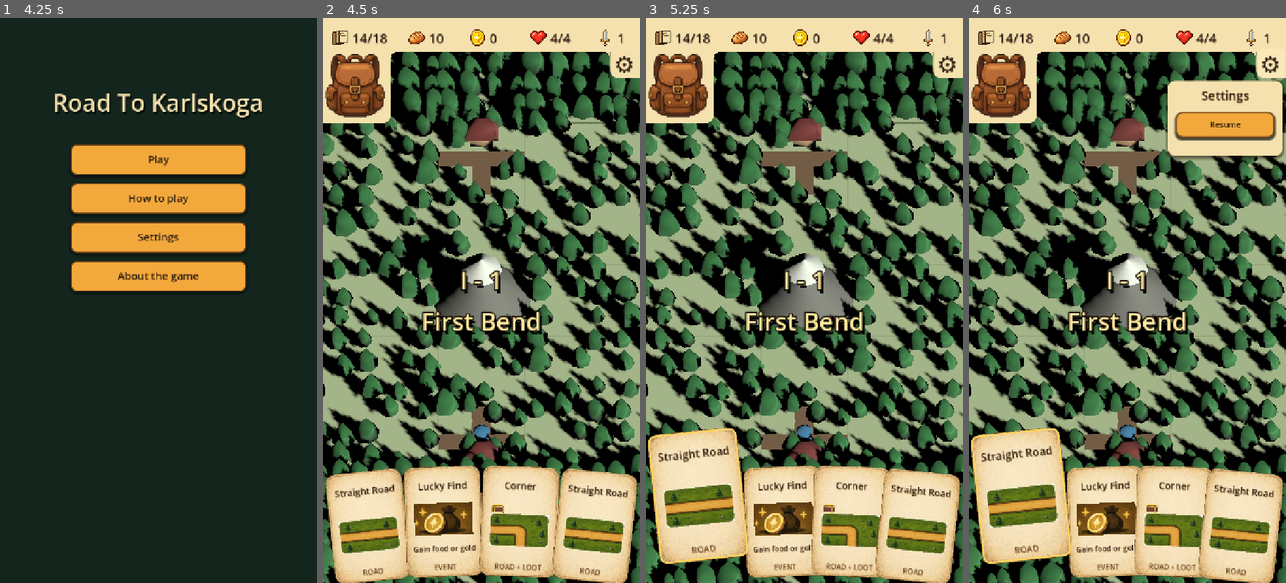
Above: before the commit, frames 1-4 (left to right).
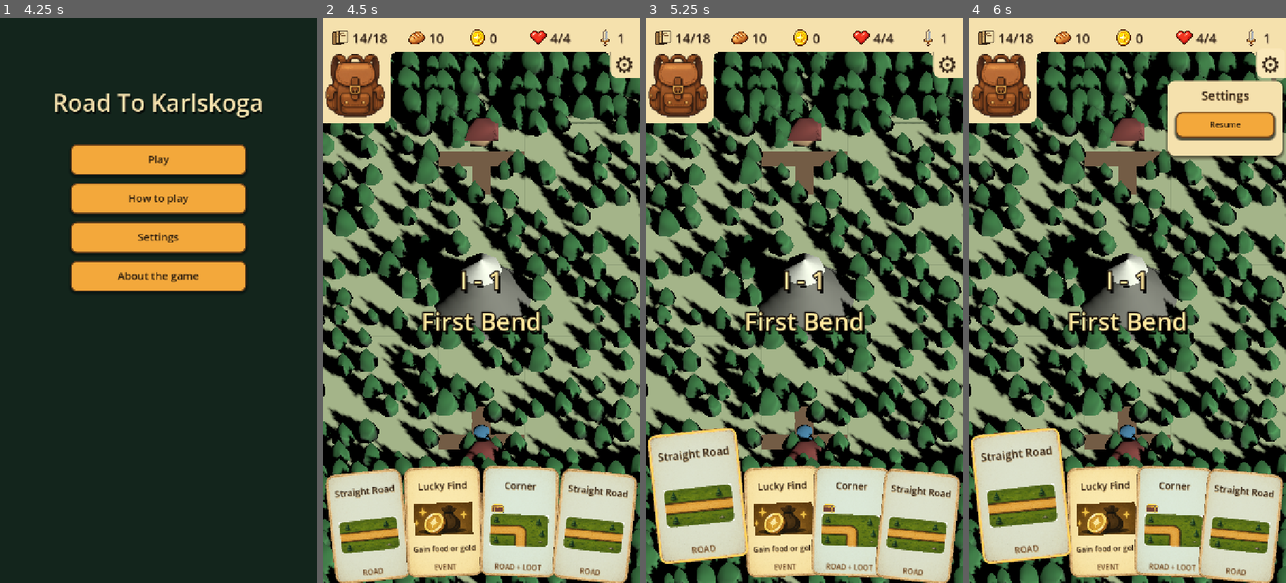
Above: after the commit, the same moments.

Repository: Reicher/The-Road-North
Game: Godot game, scene res://scenes/main.tscn
Two runs of this game, one before a commit and one after it. Both use one fixed random seed, a clock stepped at 60 frames per second and the inputs below.
Inputs (mouse positions are in pixels of both pictures, inside the frame that each line leads up to):
- Up to frame 1 (4.25 s): tap Enter (debug_complete_level) at 0.5 s; move the mouse to (228, 272) at 0.52 s; tap 0 at 0.6 s; click (228, 272) at 0.67 s; tap Space at 1.25 s; drag from (95, 328) to (142, 413) at 1.27 s; move the mouse to (190, 176) at 2.02 s; tap 9 at 2.1 s; click (190, 176) at 2.17 s; drag from (142, 413) to (63, 215) at 2.77 s; move the mouse to (253, 385) at 3.52 s; tap 4 at 3.6 s; click (253, 385) at 3.67 s
- Up to frame 2 (4.5 s): click "Play" at 4.25 s
- Up to frame 3 (5.25 s): click (690, 526) at 5.02 s
- Up to frame 4 (6 s): click "⚙" at 5.75 s

Frame 1 is identical in both runs. In frame 2, 7.8% of the frame differs, in the area x 1-99%, y 79-100%; in frame 3, 8.5%, in the area x 1-99%, y 73-100%; in frame 4, 8.5%.

Commit message:
Add tinting for road and event cards

Diff:
--- a/scripts/card_view.gd
+++ b/scripts/card_view.gd
@@ -116,6 +116,7 @@
 const NO_DETAIL_ART_RECT := Rect2(18.0, 94.0, 114.0, 62.0)
 const DETAIL_RECT := Rect2(14.0, 141.0, 122.0, 38.0)
 const CATEGORY_RECT := Rect2(22.0, 186.0, 106.0, 22.0)
+const TINT_RECT := Rect2(6.0, 6.0, 138.0, 204.0)
 const TITLE_FONT_MAX := 19
 const TITLE_FONT_MIN := 16
 const CATEGORY_FONT_SIZE := 14
@@ -124,6 +125,7 @@
 const BASE_CARD_SIZE := Vector2(150.0, 216.0)
 const DISPLAY_CARD_SIZE := Vector2(174.0, 250.0)
 const CARD_STATUS_ICON_SIZE := Vector2(28.0, 28.0)
+const CARD_TINT_ALPHA := 0.58
 const NO_ACTIVE_POINTER := -2
 const MOUSE_POINTER := -1
 
@@ -157,6 +159,7 @@
 	var card_base_texture := _load_texture(card_base_texture_path)
 	if card_base_texture != null:
 		draw_texture_rect(card_base_texture, rect, false)
+		_draw_card_tint()
 	else:
 		UIStyle.draw_panel(self, rect, _resolved_card_color(), border)
 	_draw_card_art_texture(art_rect)
@@ -330,8 +333,6 @@
 func _card_header_text() -> String:
 	if category != GameConstants.ROAD_CATEGORY or tile_definition == null:
 		return title
-	if _encounter_type() in GameConstants.REUSABLE_ENCOUNTER_TYPES:
-		return title
 	return _title_from_definition()
 
 
@@ -415,16 +416,42 @@
 	if _encounter_type() == GameMap.ENCOUNTER_CACHE:
 		return "ROAD + LOOT"
 	if _encounter_type() in GameConstants.REUSABLE_ENCOUNTER_TYPES:
-		return "SPECIAL ROAD"
+		return "ROAD + SPECIAL"
 	if not encounter_data.is_empty():
 		return "ROAD + LOOT"
 	return "ROAD"
 
 
+func _draw_card_tint() -> void:
+	var tint := _resolved_card_tint_color()
+	if tint == Color.TRANSPARENT:
+		return
+	draw_style_box(UIStyle.rounded_box(self, tint, Color.TRANSPARENT, 10, 0), _scaled_rect(TINT_RECT))
+
+
+func _resolved_card_tint_color() -> Color:
+	if card_color != Color.TRANSPARENT:
+		return Color(card_color.r, card_color.g, card_color.b, CARD_TINT_ALPHA)
+	var tint := _category_tint_color()
+	return Color(tint.r, tint.g, tint.b, CARD_TINT_ALPHA)
+
+
+func _category_tint_color() -> Color:
+	if category == GameConstants.EVENT_CATEGORY:
+		return Color(0.98, 0.91, 0.62)
+	if _encounter_type() == GameMap.ENCOUNTER_ENEMY:
+		return Color(0.97, 0.82, 0.76)
+	if _encounter_type() == GameMap.ENCOUNTER_BERRY_BUSH:
+		return Color(0.84, 0.93, 0.78)
+	if _encounter_type() == GameMap.ENCOUNTER_CACHE:
+		return Color(0.78, 0.91, 0.90)
+	if _encounter_type() in GameConstants.REUSABLE_ENCOUNTER_TYPES:
+		return Color(0.88, 0.84, 0.96)
+	return Color(0.78, 0.86, 0.82)
+
+
 func _compact_detail_text() -> String:
 	if category == GameConstants.ROAD_CATEGORY:
-		if _encounter_type() in GameConstants.REUSABLE_ENCOUNTER_TYPES:
-			return detail
 		return ""
 	match event_type:
 		GameConstants.EVENT_DESTROY_TILE:
--- a/tests/test_hand.gd
+++ b/tests/test_hand.gd
@@ -98,6 +98,9 @@
 	_assert(enemy_title_label.text == "Four-Way Intersection", "Expected enemy road cards to show only the road type")
 	_assert(enemy_detail_label.text == "", "Expected enemy road cards to leave the detail text empty")
 	_assert(enemy_category_label.text == "ROAD + ENEMY", "Expected enemy road cards to identify their enemy encounter")
+	_assert(hand.cards[0]._resolved_card_tint_color() == Color(0.78, 0.86, 0.82, CardView.CARD_TINT_ALPHA), "Expected plain road cards to use the neutral road tint")
+	_assert(hand.cards[1]._resolved_card_tint_color() == Color(0.84, 0.93, 0.78, CardView.CARD_TINT_ALPHA), "Expected food road cards to use the food tint")
+	_assert(hand.cards[3]._resolved_card_tint_color() == Color(0.97, 0.82, 0.76, CardView.CARD_TINT_ALPHA), "Expected enemy road cards to use the danger tint")
 	for card in hand.cards:
 		var road_art := card.call("_card_art_texture") as Texture2D
 		_assert(road_art != null, "Expected every normal road type to have dedicated card art")
@@ -195,7 +198,24 @@
 	})
 	_assert((cache_card.get_node("Title") as Label).text == "Corner", "Expected treasure road cards to show only the road type")
 	_assert((cache_card.get_node("Category") as Label).text == "ROAD + LOOT", "Expected treasure road cards to identify their loot encounter")
+	_assert(cache_card._resolved_card_tint_color() == Color(0.78, 0.91, 0.90, CardView.CARD_TINT_ALPHA), "Expected treasure road cards to use the loot tint")
 	cache_card.queue_free()
+
+	var special_road_card := CARD_SCENE.instantiate() as CardView
+	root.add_child(special_road_card)
+	special_road_card.configure({
+		"category": "Road",
+		"title": "Campfire",
+		"detail": "Trade food for health.",
+		"tile_definition": DEAD_END,
+		"encounter": {"type": GameConstants.ENCOUNTER_CAMPFIRE},
+	})
+	_assert((special_road_card.get_node("Title") as Label).text == "Dead End", "Expected permanent encounter roads to show only the road type")
+	_assert((special_road_card.get_node("Category") as Label).text == "ROAD + SPECIAL", "Expected permanent encounter roads to identify their special encounter category")
+	_assert((special_road_card.get_node("Detail") as Label).text == "", "Expected permanent encounter roads to leave the detail text empty")
+	_assert(special_road_card.get_card_art_rect() == special_road_card._scaled_rect(CardView.NO_DETAIL_ART_RECT), "Expected permanent encounter roads to use normal road card art placement")
+	_assert(special_road_card._resolved_card_tint_color() == Color(0.88, 0.84, 0.96, CardView.CARD_TINT_ALPHA), "Expected permanent encounter roads to use the special road tint")
+	special_road_card.queue_free()
 
 	var event_card := CARD_SCENE.instantiate() as CardView
 	root.add_child(event_card)
@@ -213,6 +233,7 @@
 	_assert(event_title_label.get_theme_font("font").multichannel_signed_distance_field, "Expected card titles to stay sharp while cards scale and rotate")
 	_assert(event_detail_label.get_theme_font("font").multichannel_signed_distance_field, "Expected card details to stay sharp while cards scale and rotate")
 	_assert(event_detail_label.text == "Remove a tile", "Expected event cards to keep compact detail text")
+	_assert(event_card._resolved_card_tint_color() == Color(0.98, 0.91, 0.62, CardView.CARD_TINT_ALPHA), "Expected event cards to use the event tint")
 	_assert(event_card.get_card_art_rect() == expected_event_art_rect, "Expected event card art to stay above the detail text")
 	_assert(event_detail_label.offset_top > event_card.get_card_art_rect().end.y, "Expected event detail text to sit below the card art")
 	_assert(event_detail_label.offset_bottom < event_category_label.offset_top, "Expected event detail text to sit between art and category")
--- a/tests/test_permanent_encounters.gd
+++ b/tests/test_permanent_encounters.gd
@@ -65,7 +65,12 @@
 	_assert(witch_offer_card.visible, "Expected Witch's Hut to show an actual card scene")
 	_assert(witch_offer_card.title == str(encounter_ui._witch_offer.get("title", "")), "Expected Witch's Hut card scene to show the offered card")
 	_assert(witch_offer_card.tile_definition == encounter_ui._witch_offer.get("tile_definition"), "Expected Witch's Hut card scene to show the offered road shape")
-	_assert(witch_offer_card._compact_detail_text() == str(encounter_ui._witch_offer.get("detail", "")), "Expected Witch's Hut card scene to show the offered effect")
+	var witch_offer_encounter := str((encounter_ui._witch_offer.get("encounter", {}) as Dictionary).get("type", ""))
+	if witch_offer_card.category == GameConstants.ROAD_CATEGORY and witch_offer_encounter in GameConstants.REUSABLE_ENCOUNTER_TYPES:
+		_assert((witch_offer_card.get_node("Title") as Label).text == str(witch_offer_card.tile_definition.get("display_name")), "Expected Witch's Hut special road preview to show the offered road shape")
+		_assert(witch_offer_card._compact_detail_text() == "", "Expected Witch's Hut special road preview to hide effect text")
+	else:
+		_assert(not witch_offer_card._compact_detail_text().is_empty(), "Expected Witch's Hut card scene to show a compact effect")
 	var hand_count := (level.get_node("UI/Hand") as HandUI).cards.size()
 	player.set_health(5)
 	encounter_ui._trade()
